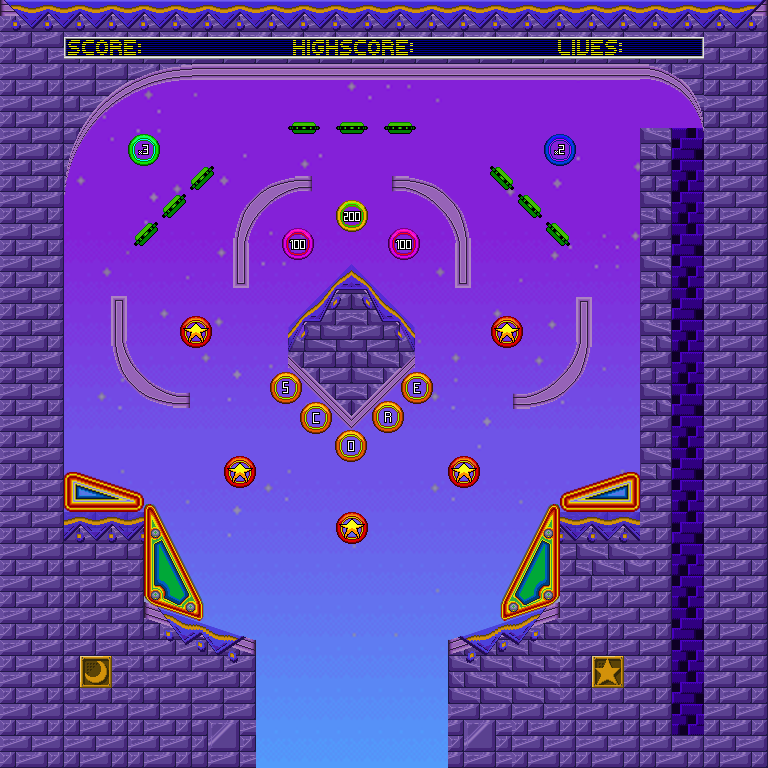
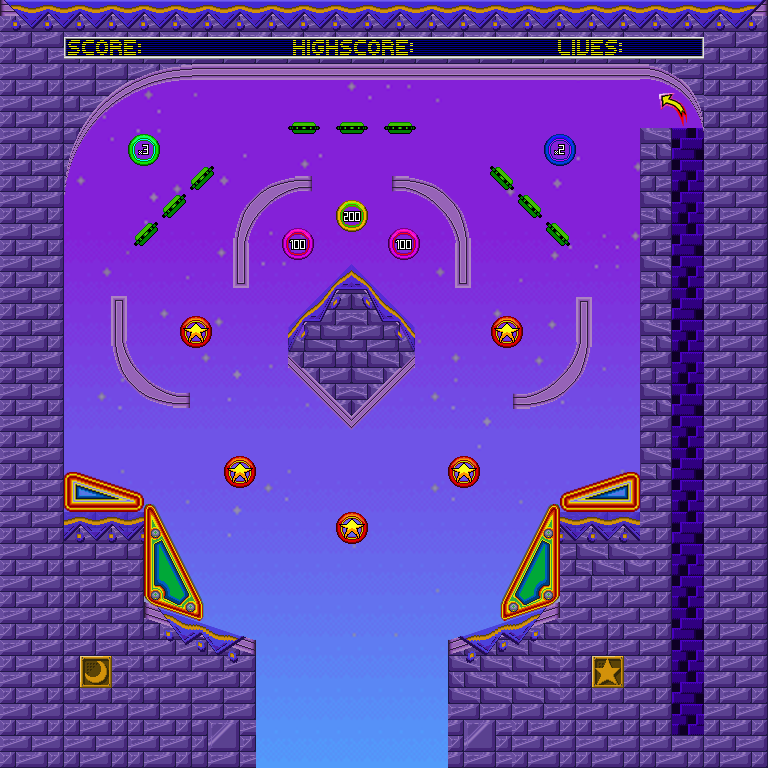
Layers edited between the first and the second 768 × 768 image:
removed layer "O" over 335, 430, 367, 462
removed layer "E" over 401, 372, 433, 404
removed layer "R" over 372, 401, 404, 433
removed layer "C" over 300, 402, 332, 434
removed layer "S" over 270, 372, 302, 404
added layer "Layer 109" above "Layer 100" over 659, 93, 687, 126
